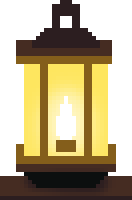
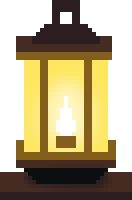
Revision of a layered 132 x 200 image; what changed, layer by layer:
hid "Group 1 copy", painted on it over (0, 0, 132, 196)
showed group "Group 1" (5 layers) over (0, 0, 132, 196)
